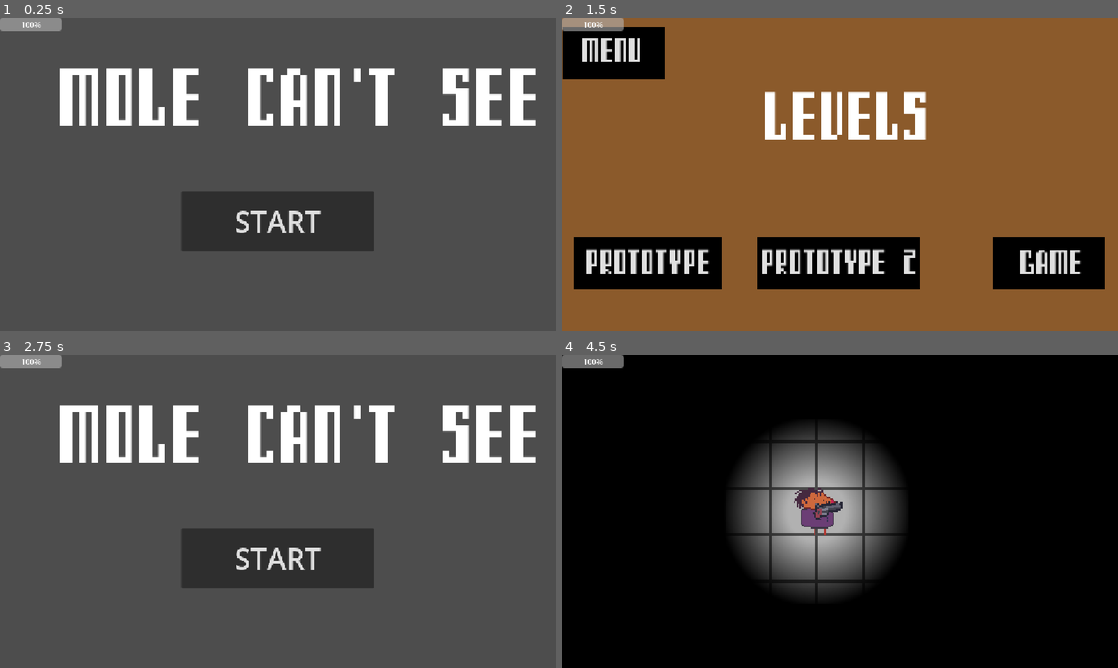
Above: before the commit, frames 1-4 (two rows, left to right).
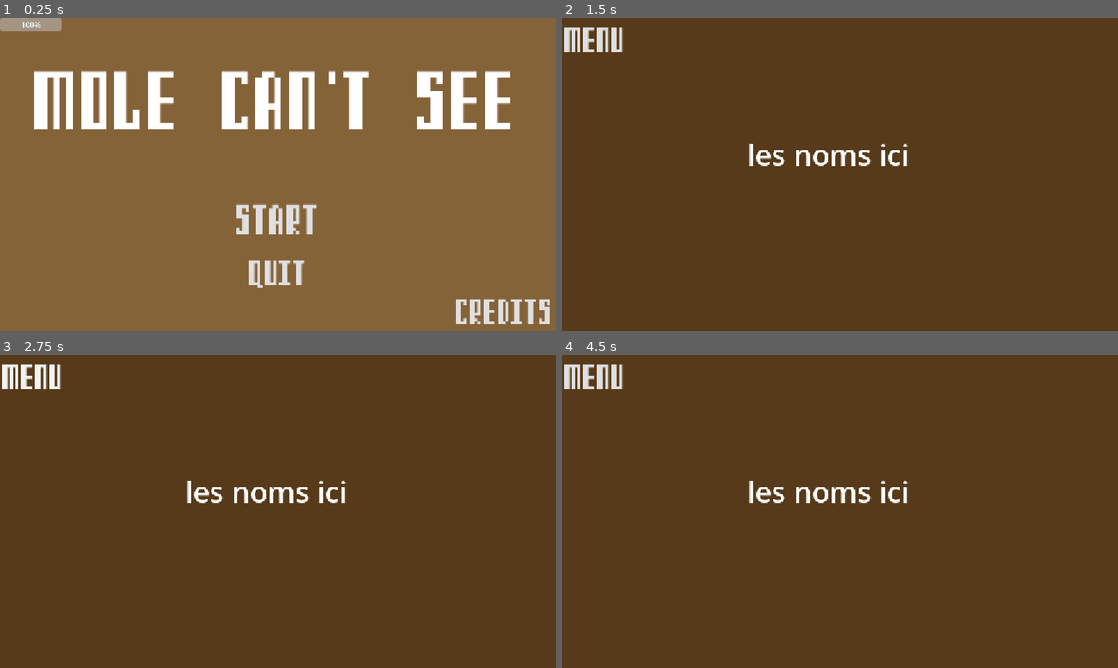
Above: after the commit, the same moments.

Repository: PandaMaki/game-jam-baudo
Game: Godot game, scene res://scenes/UI/main.tscn
Two runs of this game, one before a commit and one after it. Both use one fixed random seed, a clock stepped at 60 frames per second and the inputs below. The engine's default icon, where the game draws it, is replaced by a stand-in: a white triangle on a blue panel in a dark square.
Inputs (mouse positions are in pixels of both pictures, inside the frame that each line leads up to):
- Up to frame 1 (0.25 s): no input
- Up to frame 2 (1.5 s): click (1067, 312) at 0.5 s, where only the run after the commit has a clickable "CREDITS"; click (840, 221) at 1.25 s, where only the run before the commit has a clickable "START"
- Up to frame 3 (2.75 s): click (50, 389) at 2 s, where only the run before the commit has a clickable "MENU"
- Up to frame 4 (4.5 s): click (840, 558) at 2.75 s, where only the run before the commit has a clickable "START"; click (650, 599) at 3.5 s, where only the run before the commit has a clickable "Prototype"; move the mouse to (962, 495) at 4.27 s; hold D (right) from 4.28 s (still down)

The runs differ from the first frame. In frame 1, 98% of the frame differs, in the area x 0-100%, y 0-100%; in frame 2, 100%; in frame 3, 100%; in frame 4, 100%.

Commit message:
ajout encore

Diff:
--- a/scenes/UI/menu.gd
+++ b/scenes/UI/menu.gd
@@ -21,3 +21,11 @@
 
 func _on_credit_button_down() -> void:
 	get_tree().change_scene_to_file("res://scenes/credit/crédit.tscn")
+
+
+func _on_quit_button_down() -> void:
+	get_tree().quit()
+
+
+func _on_credits_button_down() -> void:
+	get_tree().change_scene_to_file("res://scenes/credit/crédit.tscn")
--- a/scenes/UI/menu.tscn
+++ b/scenes/UI/menu.tscn
@@ -6,21 +6,61 @@
 [node name="menu" type="CanvasLayer" unique_id=140419384]
 script = ExtResource("1_lti8b")
 
-[node name="Button" type="Button" parent="." unique_id=1837189026]
+[node name="ColorRect" type="ColorRect" parent="." unique_id=46854993]
+anchors_preset = 15
+anchor_right = 1.0
+anchor_bottom = 1.0
+grow_horizontal = 2
+grow_vertical = 2
+color = Color(0.52235776, 0.3882784, 0.2243315, 1)
+
+[node name="start" type="Button" parent="." unique_id=1837189026]
 offset_left = 376.0
 offset_top = 359.0
 offset_right = 775.0
 offset_bottom = 483.0
+theme_override_fonts/font = ExtResource("2_2tfbb")
 theme_override_font_sizes/font_size = 60
 text = "START"
+flat = true
 
 [node name="Label" type="Label" parent="." unique_id=1158324379]
-offset_left = 124.0
-offset_top = 64.0
-offset_right = 1119.0
-offset_bottom = 229.0
+offset_left = 71.0
+offset_top = 70.0
+offset_right = 1073.0
+offset_bottom = 284.0
 theme_override_fonts/font = ExtResource("2_2tfbb")
 theme_override_font_sizes/font_size = 120
 text = "MOLE CAN'T SEE"
 
-[connection signal="pressed" from="Button" to="." method="_on_button_pressed"]
+[node name="quit" type="Button" parent="." unique_id=1579648570]
+anchors_preset = 7
+anchor_left = 0.5
+anchor_top = 1.0
+anchor_right = 0.5
+anchor_bottom = 1.0
+offset_left = -64.0
+offset_top = -166.0
+offset_right = 65.0
+offset_bottom = -68.0
+grow_horizontal = 2
+grow_vertical = 0
+theme_override_fonts/font = ExtResource("2_2tfbb")
+theme_override_font_sizes/font_size = 50
+text = "QUIT
+"
+flat = true
+
+[node name="credits" type="Button" parent="." unique_id=1737853439]
+offset_left = 940.0
+offset_top = 562.0
+offset_right = 1150.0
+offset_bottom = 660.0
+theme_override_fonts/font = ExtResource("2_2tfbb")
+theme_override_font_sizes/font_size = 50
+text = "CREDITS"
+flat = true
+
+[connection signal="pressed" from="start" to="." method="_on_button_pressed"]
+[connection signal="button_down" from="quit" to="." method="_on_quit_button_down"]
+[connection signal="button_down" from="credits" to="." method="_on_credits_button_down"]
--- a/scenes/credit/crédit.tscn
+++ b/scenes/credit/crédit.tscn
@@ -24,15 +24,12 @@
 theme_override_font_sizes/font_size = 60
 text = "les noms ici"
 
-[node name="Button" type="Button" parent="." unique_id=754031209]
-offset_left = 19.0
-offset_top = 45.0
-offset_right = 154.0
-offset_bottom = 143.0
+[node name="Button" type="Button" parent="." unique_id=1707448121]
+offset_right = 8.0
+offset_bottom = 8.0
 theme_override_fonts/font = ExtResource("2_751go")
 theme_override_font_sizes/font_size = 50
-text = "MENU
-"
+text = "MENU"
 flat = true
 
-[connection signal="button_down" from="Button" to="." method="_on_button_button_down"]
+[connection signal="pressed" from="Button" to="." method="_on_button_pressed"]
--- a/scenes/credit/script/crédit.gd
+++ b/scenes/credit/script/crédit.gd
@@ -1,6 +1,5 @@
 extends CanvasLayer
 
 
-
-func _on_button_button_down() -> void:
+func _on_button_pressed() -> void:
 	get_tree().change_scene_to_file("res://scenes/UI/menu.tscn")
